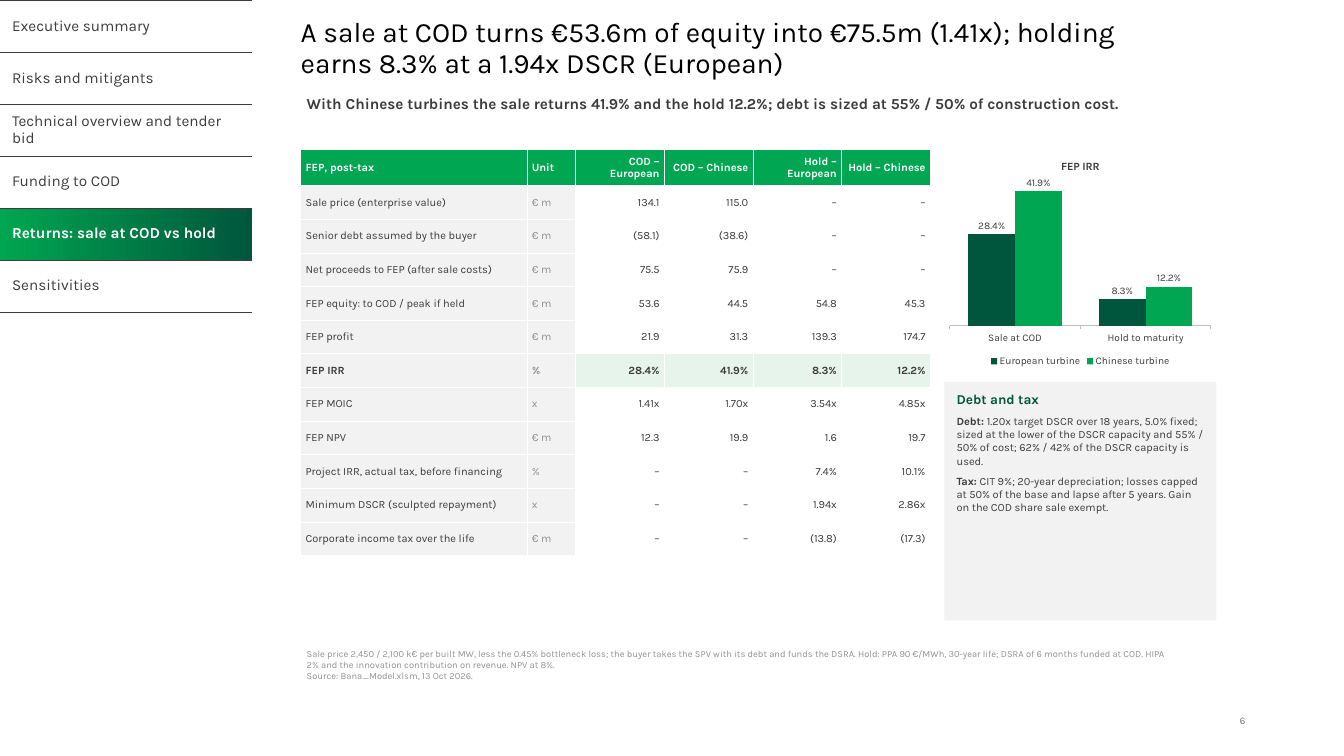
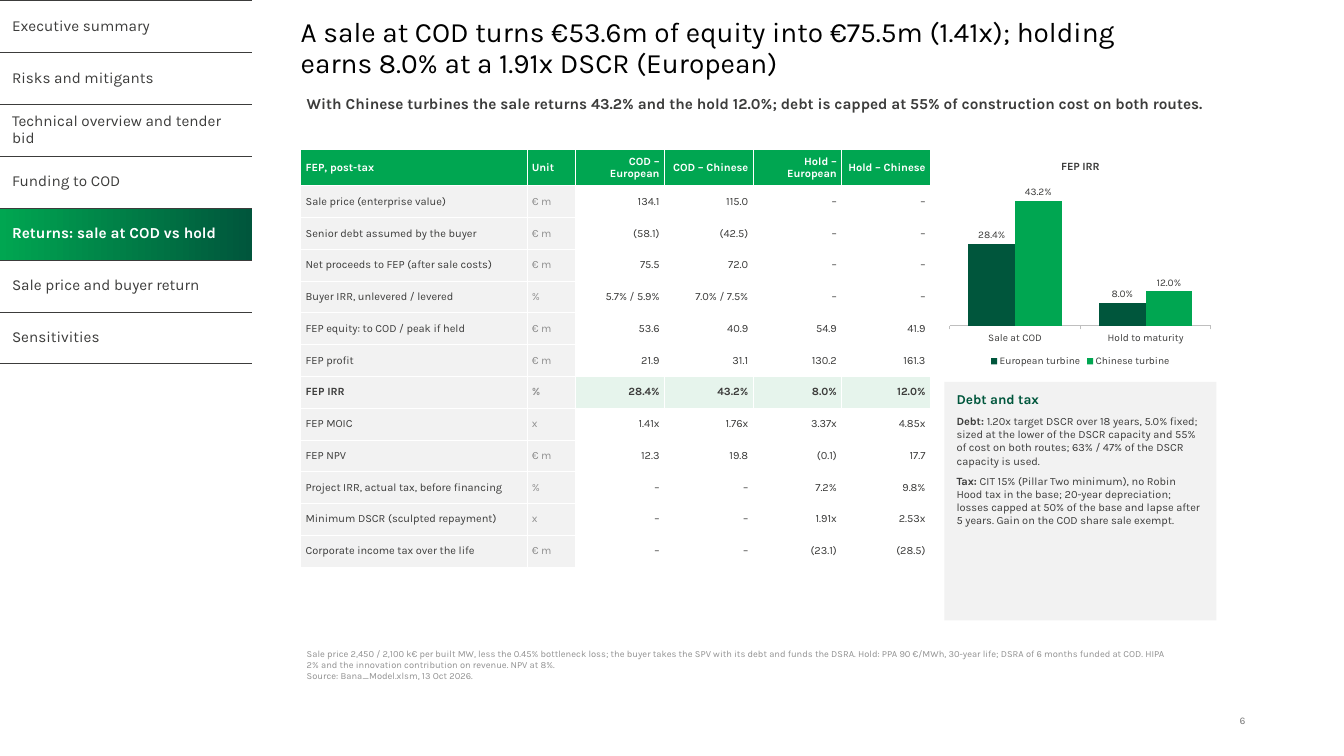
Before and after one commit to ZalanZad/FEP_modeller, a slide deck: slide 6 of projects/bana/out/Bana_IC.pptx. Drawn at 1344x756 pixels with LibreOffice and Linux fonts; fonts in the diff are those of the drawing; background and template pictures are left out. Boxes give left, top, right and bottom in pixels: in the first picture for what was removed or moved away, otherwise in the second. Text is boxed around its words. In the diff, an @@ line names an element or a change of style, - is before the commit and + after.

```diff
--- a/projects/bana/out/Bana_IC.pptx
+++ b/projects/bana/out/Bana_IC.pptx
@@ table at [0, 0, 252, 364] @@
+row 6: Sale price and buyer return
@@ title at [301, 22, 1115, 79]: text changed @@
-A sale at COD turns €53.6m of equity into €75.5m (1.41x); holding earns 8.3% at a 1.94x DSCR (European)
+A sale at COD turns €53.6m of equity into €75.5m (1.41x); holding earns 8.0% at a 1.91x DSCR (European)
@@ text at [307, 98, 1203, 113]: text changed @@
-With Chinese turbines the sale returns 41.9% and the hold 12.2%; debt is sized at 55% / 50% of construction cost.
+With Chinese turbines the sale returns 43.2% and the hold 12.0%; debt is capped at 55% of construction cost on both routes.
@@ table at [301, 150, 930, 567] @@
-row 3: Senior debt assumed by the buyer | € m | (58.1) | (38.6) | – | –
-row 4: Net proceeds to FEP (after sale costs) | € m | 75.5 | 75.9 | – | –
-row 5: FEP equity: to COD / peak if held | € m | 53.6 | 44.5 | 54.8 | 45.3
-row 6: FEP profit | € m | 21.9 | 31.3 | 139.3 | 174.7
-row 7: FEP IRR | % | 28.4% | 41.9% | 8.3% | 12.2%
-row 8: FEP MOIC | x | 1.41x | 1.70x | 3.54x | 4.85x
-row 9: FEP NPV | € m | 12.3 | 19.9 | 1.6 | 19.7
-row 10: Project IRR, actual tax, before financing | % | – | – | 7.4% | 10.1%
-row 11: Minimum DSCR (sculpted repayment) | x | – | – | 1.94x | 2.86x
-row 12: Corporate income tax over the life | € m | – | – | (13.8) | (17.3)
+row 3: Senior debt assumed by the buyer | € m | (58.1) | (42.5) | – | –
+row 4: Net proceeds to FEP (after sale costs) | € m | 75.5 | 72.0 | – | –
+row 5: Buyer IRR, unlevered / levered | % | 5.7% / 5.9% | 7.0% / 7.5% | – | –
+row 6: FEP equity: to COD / peak if held | € m | 53.6 | 40.9 | 54.9 | 41.9
+row 7: FEP profit | € m | 21.9 | 31.1 | 130.2 | 161.3
+row 8: FEP IRR | % | 28.4% | 43.2% | 8.0% | 12.0%
+row 9: FEP MOIC | x | 1.41x | 1.76x | 3.37x | 4.85x
+row 10: FEP NPV | € m | 12.3 | 19.8 | (0.1) | 17.7
+row 11: Project IRR, actual tax, before financing | % | – | – | 7.2% | 9.8%
+row 12: Minimum DSCR (sculpted repayment) | x | – | – | 1.91x | 2.53x
+row 13: Corporate income tax over the life | € m | – | – | (23.1) | (28.5)
@@ column chart at [944, 150, 1216, 370] @@
@@ European turbine, Hold to maturity: 0.083 to 0.08 @@
@@ Chinese turbine, Sale at COD: 0.419 to 0.432 @@
@@ Chinese turbine, Hold to maturity: 0.122 to 0.12 @@
@@ text in rectangle at [957, 417, 1200, 527]: text changed @@
-Debt: 1.20x target DSCR over 18 years, 5.0% fixed; sized at the lower of the DSCR capacity and 55% / 50% of cost; 62% / 42% of the DSCR capacity is used.
-Tax: CIT 9%; 20-year depreciation; losses capped at 50% of the base and lapse after 5 years. Gain on the COD share sale exempt.
+Debt: 1.20x target DSCR over 18 years, 5.0% fixed; sized at the lower of the DSCR capacity and 55% of cost on both routes; 63% / 47% of the DSCR capacity is used.
+Tax: CIT 15% (Pillar Two minimum), no Robin Hood tax in the base; 20-year depreciation; losses capped at 50% of the base and lapse after 5 years. Gain on the COD share sale exempt.
```
Also in this commit, not shown: 5 other slides changed, 1 slide added, 9 other files.
